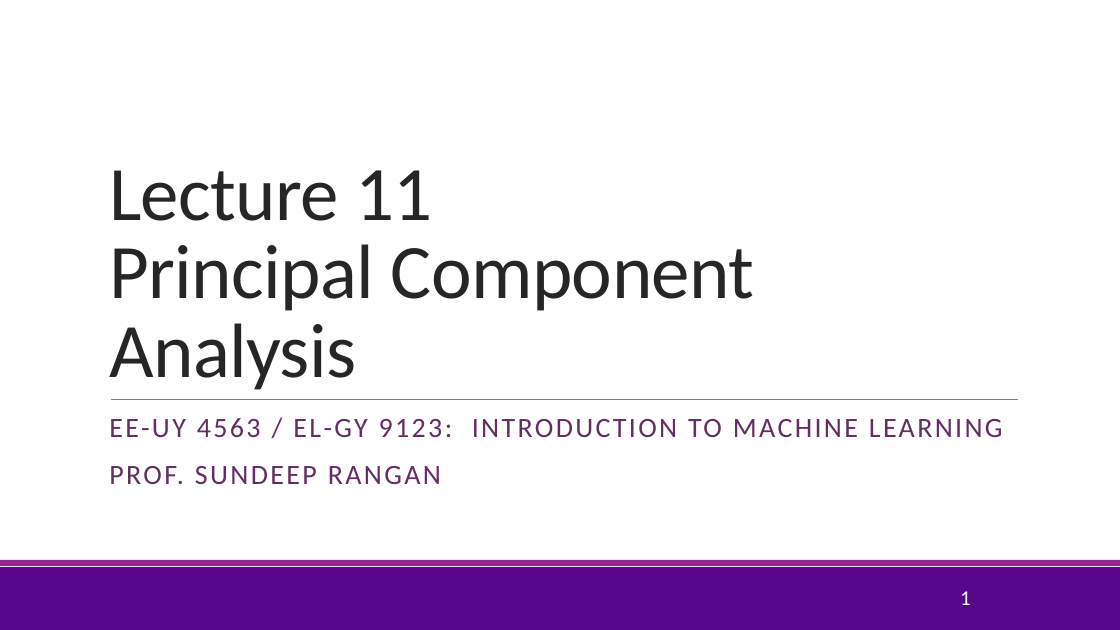
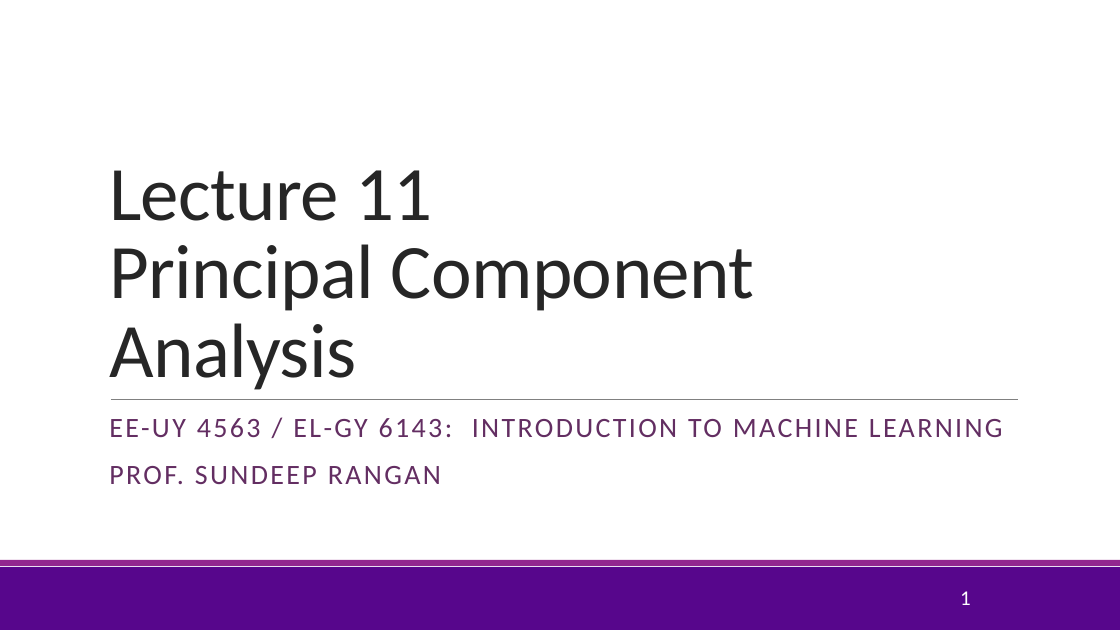
Before and after one commit to sdrangan/introml, a slide deck: slide 1 of lectures/Lect11_PCA.pptx. Drawn at 1120x630 pixels with LibreOffice and Linux fonts; fonts in the diff are those of the drawing; background and template pictures are left out. Boxes give left, top, right and bottom in pixels: in the first picture for what was removed or moved away, otherwise in the second. Text is boxed around its words. In the diff, an @@ line names an element or a change of style, - is before the commit and + after.

```diff
--- a/lectures/Lect11_PCA.pptx
+++ b/lectures/Lect11_PCA.pptx
@@ subtitle at (109,418,1003,437): text changed @@
-EE-UY 4563 / EL-GY 9123: INTRODUCTION TO MACHINE LEARNING
+EE-UY 4563 / EL-GY 6143: INTRODUCTION TO MACHINE LEARNING
```
Also in this commit, not shown: 8 other slides changed, 21 slides added, 3 slides removed, 5 other files.
